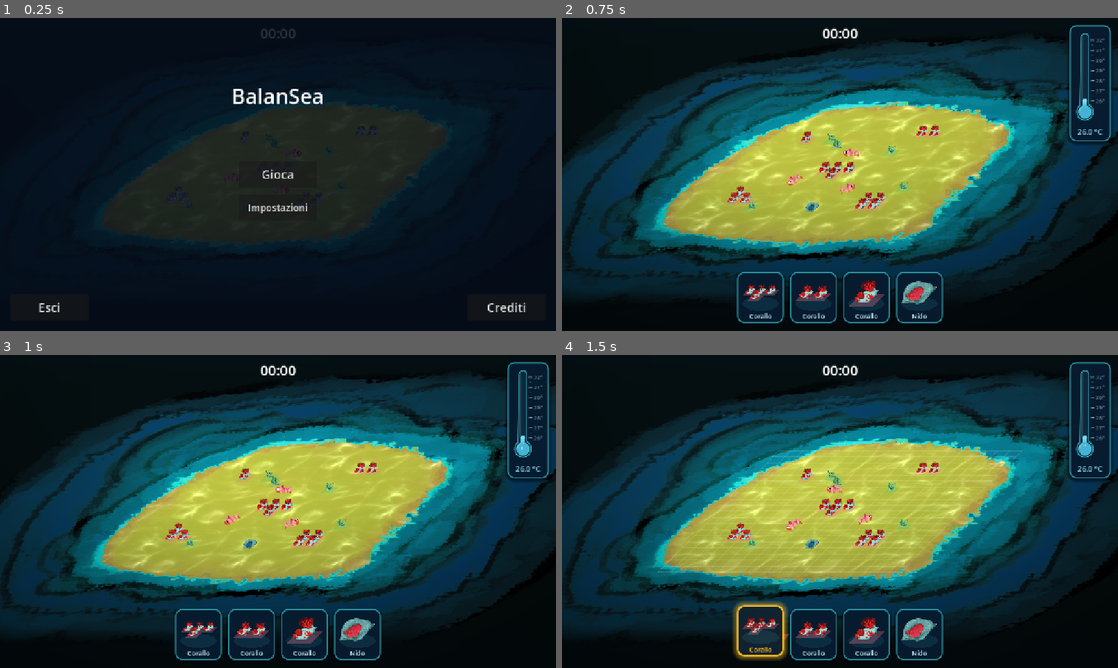
Above: before the commit, frames 1-4 (two rows, left to right).
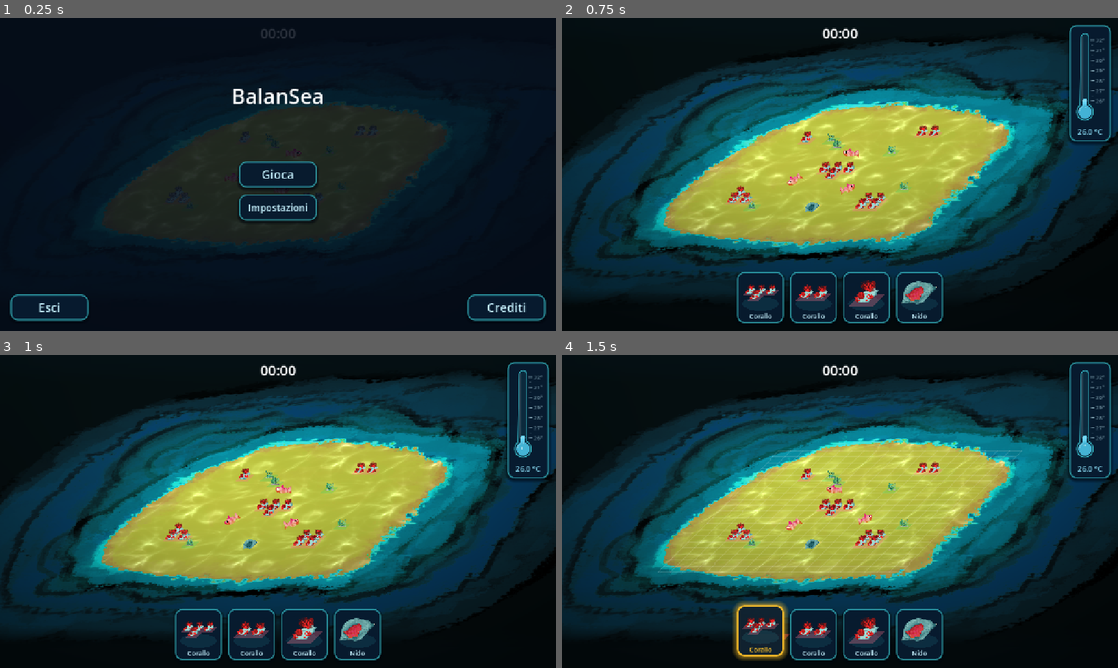
Above: after the commit, the same moments.

Repository: TakFog/rgj2026
Game: Godot game, scene res://main/main.tscn
The game is run twice, just before and just after one commit, with the same random seed, the same clock (stepped at 60 frames per second) and the same inputs. Sound files missing from this copy of the repository are replaced by a short silence.
Inputs (mouse positions are in pixels of both pictures, inside the frame that each line leads up to):
- Up to frame 1 (0.25 s): no input
- Up to frame 2 (0.75 s): click "Gioca" at 0.5 s
- Up to frame 3 (1 s): no input
- Up to frame 4 (1.5 s): click (762, 633) at 1.27 s

The runs differ from the first frame. In frame 1, 1.2% of the frame differs, in the area x 1-99%, y 45-97%; in frame 2, nothing differs; in frame 3, nothing differs; in frame 4, nothing differs.

Commit message:
Restyle the menus to match the sea-themed HUD and restart without the title screen
- Add SeaStyle: navy card buttons with aqua rim, sand highlight, styled sliders
- Settings panel, main menu and pause menu use the shared style
- Pause menu: replace the 'Spazio per riprendere' hint with a highlighted Riprendi button
- Ricomincia (pause and game over) restarts the run directly, skipping the main menu

Diff:
--- a/systems/b_pause_controller.gd
+++ b/systems/b_pause_controller.gd
@@ -14,6 +14,7 @@
 var commander: FishCommander
 var overlay: Control
 var _pause_box: Control
+var _pause_items: VBoxContainer
 var _settings_panel: SettingsPanel
 
 
@@ -64,22 +65,30 @@
 	center.set_anchors_and_offsets_preset(Control.PRESET_FULL_RECT)
 	root.add_child(center)
 
-	_pause_box = VBoxContainer.new()
-	_pause_box.add_theme_constant_override("separation", 16)
+	# The pause menu is one sea card, matching the settings panel.
+	_pause_box = PanelContainer.new()
+	_pause_box.add_theme_stylebox_override("panel", SeaStyle.panel_box())
 	center.add_child(_pause_box)
+
+	_pause_items = VBoxContainer.new()
+	_pause_items.add_theme_constant_override("separation", 16)
+	_pause_box.add_child(_pause_items)
 
 	var label := Label.new()
 	label.text = "PAUSA"
 	label.horizontal_alignment = HORIZONTAL_ALIGNMENT_CENTER
 	label.add_theme_font_size_override("font_size", 40)
-	_pause_box.add_child(label)
+	label.add_theme_color_override("font_color", SeaStyle.SAND_COLOR)
+	_pause_items.add_child(label)
 
-	var hint := Label.new()
-	hint.text = "Spazio per riprendere"
-	hint.horizontal_alignment = HORIZONTAL_ALIGNMENT_CENTER
-	hint.add_theme_font_size_override("font_size", 24)
-	_pause_box.add_child(hint)
+	var divider := ColorRect.new()
+	divider.color = Color(SeaStyle.RIM_COLOR, 0.35)
+	divider.custom_minimum_size = Vector2(0, 2)
+	divider.mouse_filter = Control.MOUSE_FILTER_IGNORE
+	_pause_items.add_child(divider)
 
+	var resume_btn := _add_button("Riprendi", _on_resume_pressed)
+	SeaStyle.style_highlighted_button(resume_btn)
 	_add_button("Impostazioni", _on_settings_pressed)
 	_add_button("Ricomincia", _on_restart_pressed)
 	var exit_btn := _add_button("Esci", _on_exit_pressed)
@@ -100,9 +109,16 @@
 	button.custom_minimum_size = Vector2(220, 60)
 	button.size_flags_horizontal = Control.SIZE_SHRINK_CENTER
 	button.add_theme_font_size_override("font_size", 24)
+	SeaStyle.style_button(button)
 	button.pressed.connect(handler)
-	_pause_box.add_child(button)
+	_pause_items.add_child(button)
 	return button
+
+
+## Unpausing already emits pause_toggled, which plays the click, so no
+## button_pressed here (it would play the click twice).
+func _on_resume_pressed() -> void:
+	set_paused(false)
 
 
 func _on_settings_pressed() -> void:
@@ -113,8 +129,7 @@
 
 func _on_restart_pressed() -> void:
 	button_pressed.emit()
-	get_tree().paused = false
-	get_tree().reload_current_scene()
+	MainMenuScreen.restart_run(get_tree())
 
 
 func _on_exit_pressed() -> void:
--- a/ui/b_game_over.gd
+++ b/ui/b_game_over.gd
@@ -47,5 +47,4 @@
 
 func _on_restart_pressed() -> void:
 	restart_pressed.emit()
-	get_tree().paused = false
-	get_tree().reload_current_scene()
+	MainMenuScreen.restart_run(get_tree())
--- a/ui/b_main_menu.gd
+++ b/ui/b_main_menu.gd
@@ -14,6 +14,11 @@
 signal exit_pressed
 ## Any menu button was pressed (used by the audio system).
 signal button_pressed
+
+## Set by Restart just before reloading the scene: the reloaded menu then
+## starts the run straight away instead of showing the title screen.
+## Static, so it survives reload_current_scene().
+static var _skip_next_open := false
 
 var _menu_panel: Control
 var _credits_panel: Control
@@ -43,7 +48,26 @@
 	# Auto-open when the menu enters the tree (game start). Calling open()
 	# from DevBSystems would race: Game.ui is not in the tree yet when
 	# DevBSystems._ready runs, so _ready here hasn't fired yet.
-	open()
+	if _skip_next_open:
+		_skip_next_open = false
+		_start_without_menu()
+	else:
+		open()
+
+
+## Restarts the run, skipping the title screen. Used by the pause menu and the
+## game-over screen.
+static func restart_run(tree: SceneTree) -> void:
+	_skip_next_open = true
+	tree.paused = false
+	tree.reload_current_scene()
+
+
+## Like pressing Play, without the click: deferred so the music node and the
+## other listeners are in the tree when play_pressed fires.
+func _start_without_menu() -> void:
+	close()
+	play_pressed.emit.call_deferred()
 
 
 func _build_menu_panel() -> Control:
@@ -148,6 +172,7 @@
 	btn.text = text
 	btn.custom_minimum_size = BUTTON_SIZE
 	btn.add_theme_font_size_override("font_size", 28)
+	SeaStyle.style_button(btn)
 	return btn
 
 
--- a/ui/b_settings_panel.gd
+++ b/ui/b_settings_panel.gd
@@ -27,15 +27,27 @@
 	center.set_anchors_and_offsets_preset(Control.PRESET_FULL_RECT)
 	add_child(center)
 
+	# The whole panel is one sea card, like the HUD inventory cards.
+	var card := PanelContainer.new()
+	card.add_theme_stylebox_override("panel", SeaStyle.panel_box())
+	center.add_child(card)
+
 	var box := VBoxContainer.new()
 	box.add_theme_constant_override("separation", 18)
-	center.add_child(box)
+	card.add_child(box)
 
 	var title := Label.new()
 	title.text = "Impostazioni"
 	title.horizontal_alignment = HORIZONTAL_ALIGNMENT_CENTER
 	title.add_theme_font_size_override("font_size", 36)
+	title.add_theme_color_override("font_color", SeaStyle.SAND_COLOR)
 	box.add_child(title)
+
+	var divider := ColorRect.new()
+	divider.color = Color(SeaStyle.RIM_COLOR, 0.35)
+	divider.custom_minimum_size = Vector2(0, 2)
+	divider.mouse_filter = Control.MOUSE_FILTER_IGNORE
+	box.add_child(divider)
 
 	_music_slider = _add_volume_row(box, "Musica")
 	_effects_slider = _add_volume_row(box, "Effetti")
@@ -44,6 +56,7 @@
 	back.text = "Indietro"
 	back.custom_minimum_size = BUTTON_SIZE
 	back.add_theme_font_size_override("font_size", 28)
+	SeaStyle.style_button(back)
 	back.size_flags_horizontal = Control.SIZE_SHRINK_CENTER
 	back.pressed.connect(_on_back_pressed)
 	box.add_child(back)
@@ -60,6 +73,7 @@
 	label.text = text
 	label.custom_minimum_size.x = LABEL_WIDTH
 	label.add_theme_font_size_override("font_size", 22)
+	label.add_theme_color_override("font_color", SeaStyle.CAPTION_COLOR)
 	row.add_child(label)
 
 	var slider := HSlider.new()
@@ -68,6 +82,7 @@
 	slider.step = 1.0
 	slider.custom_minimum_size.x = SLIDER_WIDTH
 	slider.size_flags_vertical = Control.SIZE_SHRINK_CENTER
+	SeaStyle.style_slider(slider)
 	slider.value_changed.connect(_on_slider_changed)
 	slider.drag_ended.connect(func(_changed: bool) -> void: _save())
 	row.add_child(slider)
@@ -76,6 +91,7 @@
 	value.custom_minimum_size.x = VALUE_WIDTH
 	value.horizontal_alignment = HORIZONTAL_ALIGNMENT_RIGHT
 	value.add_theme_font_size_override("font_size", 22)
+	value.add_theme_color_override("font_color", SeaStyle.SAND_COLOR)
 	row.add_child(value)
 
 	if _music_value == null:
--- /dev/null
+++ b/ui/sea_style.gd
@@ -0,0 +1,165 @@
+class_name SeaStyle
+extends RefCounted
+## Shared look for menu widgets (buttons, sliders, panels) so menus match the
+## sea-themed HUD cards: deep navy fill, aqua rim, sand highlights
+## (palette from InventoryCard). Styles are built in code; no theme resource.
+
+const CORNER_RADIUS := InventoryCard.CORNER_RADIUS
+const BG_COLOR := InventoryCard.BG_COLOR
+const RIM_COLOR := InventoryCard.RIM_COLOR
+const SAND_COLOR := InventoryCard.SAND_COLOR
+const CAPTION_COLOR := InventoryCard.CAPTION_COLOR
+const SHADOW_COLOR := InventoryCard.SHADOW_COLOR
+const PRESSED_BG_COLOR := Color(0.05, 0.17, 0.27, 0.95)
+const DISABLED_BG_COLOR := InventoryCard.BG_EMPTY_COLOR
+const HOVER_TEXT_COLOR := Color(1, 1, 1)
+
+const BUTTON_PADDING := Vector2(20, 8)
+const PANEL_PADDING := Vector2(40, 32)
+const TRACK_HEIGHT := 8
+const GRABBER_RADIUS := 11
+
+
+## Rounded card box: navy fill, aqua rim at `rim_alpha`, soft drop shadow.
+static func card_box(rim_alpha: float = 0.6, border := 3) -> StyleBoxFlat:
+	var box := StyleBoxFlat.new()
+	box.bg_color = BG_COLOR
+	box.border_color = Color(RIM_COLOR, rim_alpha)
+	box.set_border_width_all(border)
+	box.set_corner_radius_all(CORNER_RADIUS)
+	box.shadow_color = SHADOW_COLOR
+	box.shadow_size = 6
+	box.shadow_offset = Vector2(0, 4)
+	box.anti_aliasing = true
+	return box
+
+
+## Large card used as the backdrop of a menu panel.
+static func panel_box() -> StyleBoxFlat:
+	var box := card_box(0.6, 3)
+	box.shadow_size = 14
+	box.shadow_offset = Vector2(0, 6)
+	box.content_margin_left = PANEL_PADDING.x
+	box.content_margin_right = PANEL_PADDING.x
+	box.content_margin_top = PANEL_PADDING.y
+	box.content_margin_bottom = PANEL_PADDING.y
+	return box
+
+
+## Restyles a Button as a sea card: aqua glow on hover, sand rim when pressed.
+static func style_button(button: Button) -> void:
+	var normal := _padded(card_box(0.6, 3))
+
+	var hover := _padded(card_box(1.0, 3))
+	hover.shadow_color = Color(RIM_COLOR, 0.3)
+	hover.shadow_size = 10
+	hover.shadow_offset = Vector2.ZERO
+
+	var pressed := _padded(card_box(1.0, 4))
+	pressed.bg_color = PRESSED_BG_COLOR
+	pressed.border_color = SAND_COLOR
+	pressed.shadow_color = Color(SAND_COLOR, 0.45)
+	pressed.shadow_size = 12
+	pressed.shadow_offset = Vector2.ZERO
+
+	var disabled := _padded(card_box(0.25, 3))
+	disabled.bg_color = DISABLED_BG_COLOR
+
+	# Keyboard focus: a sand outline drawn over the normal look.
+	var focus := StyleBoxFlat.new()
+	focus.draw_center = false
+	focus.border_color = Color(SAND_COLOR, 0.8)
+	focus.set_border_width_all(2)
+	focus.set_corner_radius_all(CORNER_RADIUS)
+	focus.set_expand_margin_all(3)
+	focus.anti_aliasing = true
+
+	button.add_theme_stylebox_override("normal", normal)
+	button.add_theme_stylebox_override("hover", hover)
+	button.add_theme_stylebox_override("pressed", pressed)
+	button.add_theme_stylebox_override("hover_pressed", pressed)
+	button.add_theme_stylebox_override("disabled", disabled)
+	button.add_theme_stylebox_override("focus", focus)
+	button.add_theme_color_override("font_color", CAPTION_COLOR)
+	button.add_theme_color_override("font_hover_color", HOVER_TEXT_COLOR)
+	button.add_theme_color_override("font_focus_color", CAPTION_COLOR)
+	button.add_theme_color_override("font_pressed_color", SAND_COLOR)
+	button.add_theme_color_override("font_hover_pressed_color", SAND_COLOR)
+	button.add_theme_color_override("font_disabled_color", Color(CAPTION_COLOR, 0.35))
+	button.mouse_default_cursor_shape = Control.CURSOR_POINTING_HAND
+
+
+## Primary action (e.g. Resume): a sea card that is already lit with the sand
+## rim and caption, like a selected inventory card, and glows on hover.
+static func style_highlighted_button(button: Button) -> void:
+	style_button(button)
+	var normal := _padded(card_box(1.0, 3))
+	normal.border_color = SAND_COLOR
+	normal.shadow_color = Color(SAND_COLOR, 0.3)
+	normal.shadow_size = 8
+	normal.shadow_offset = Vector2.ZERO
+
+	var hover := _padded(card_box(1.0, 4))
+	hover.border_color = SAND_COLOR
+	hover.shadow_color = Color(SAND_COLOR, 0.5)
+	hover.shadow_size = 14
+	hover.shadow_offset = Vector2.ZERO
+
+	button.add_theme_stylebox_override("normal", normal)
+	button.add_theme_stylebox_override("hover", hover)
+	button.add_theme_color_override("font_color", SAND_COLOR)
+	button.add_theme_color_override("font_focus_color", SAND_COLOR)
+	button.add_theme_color_override("font_hover_color", HOVER_TEXT_COLOR)
+
+
+## Restyles an HSlider: dark rounded track, aqua fill, sand pearl grabber.
+static func style_slider(slider: HSlider) -> void:
+	var track := StyleBoxFlat.new()
+	track.bg_color = Color(0.0, 0.03, 0.07, 0.9)
+	track.border_color = Color(RIM_COLOR, 0.35)
+	track.set_border_width_all(1)
+	track.set_corner_radius_all(TRACK_HEIGHT)
+	track.content_margin_top = TRACK_HEIGHT * 0.5
+	track.content_margin_bottom = TRACK_HEIGHT * 0.5
+	track.anti_aliasing = true
+
+	var fill := StyleBoxFlat.new()
+	fill.bg_color = Color(RIM_COLOR, 0.8)
+	fill.set_corner_radius_all(TRACK_HEIGHT)
+	fill.content_margin_top = TRACK_HEIGHT * 0.5
+	fill.content_margin_bottom = TRACK_HEIGHT * 0.5
+	fill.anti_aliasing = true
+
+	var fill_highlight: StyleBoxFlat = fill.duplicate()
+	fill_highlight.bg_color = RIM_COLOR
+
+	slider.add_theme_stylebox_override("slider", track)
+	slider.add_theme_stylebox_override("grabber_area", fill)
+	slider.add_theme_stylebox_override("grabber_area_highlight", fill_highlight)
+	slider.add_theme_icon_override("grabber", grabber_texture(CAPTION_COLOR))
+	slider.add_theme_icon_override("grabber_highlight", grabber_texture(SAND_COLOR))
+	slider.add_theme_icon_override("grabber_disabled", grabber_texture(Color(CAPTION_COLOR, 0.35)))
+	slider.mouse_default_cursor_shape = Control.CURSOR_POINTING_HAND
+
+
+## Anti-aliased round grabber: `color` disc with a thin navy ring.
+static func grabber_texture(color: Color) -> ImageTexture:
+	var size := GRABBER_RADIUS * 2
+	var image := Image.create_empty(size, size, false, Image.FORMAT_RGBA8)
+	var center := Vector2(GRABBER_RADIUS, GRABBER_RADIUS)
+	var ring := Color(0.02, 0.06, 0.11)
+	for y in size:
+		for x in size:
+			var d := (Vector2(x, y) + Vector2(0.5, 0.5)).distance_to(center)
+			var alpha := clampf(GRABBER_RADIUS - d, 0.0, 1.0)
+			var pixel := color.lerp(ring, clampf(d - (GRABBER_RADIUS - 3.0), 0.0, 1.0))
+			image.set_pixel(x, y, Color(pixel, pixel.a * alpha))
+	return ImageTexture.create_from_image(image)
+
+
+static func _padded(box: StyleBoxFlat) -> StyleBoxFlat:
+	box.content_margin_left = BUTTON_PADDING.x
+	box.content_margin_right = BUTTON_PADDING.x
+	box.content_margin_top = BUTTON_PADDING.y
+	box.content_margin_bottom = BUTTON_PADDING.y
+	return box
Not shown, added: ui/sea_style.gd.uid
